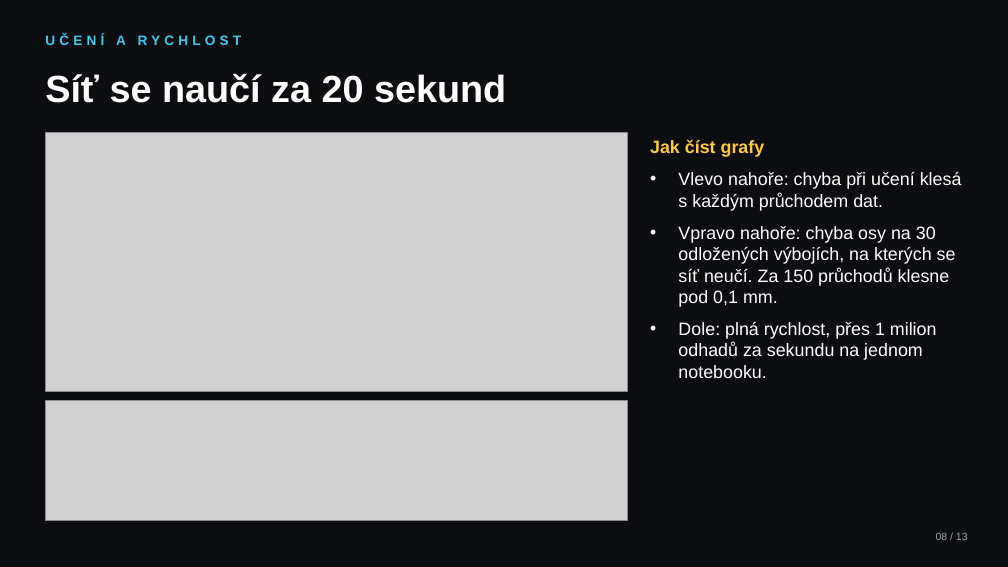
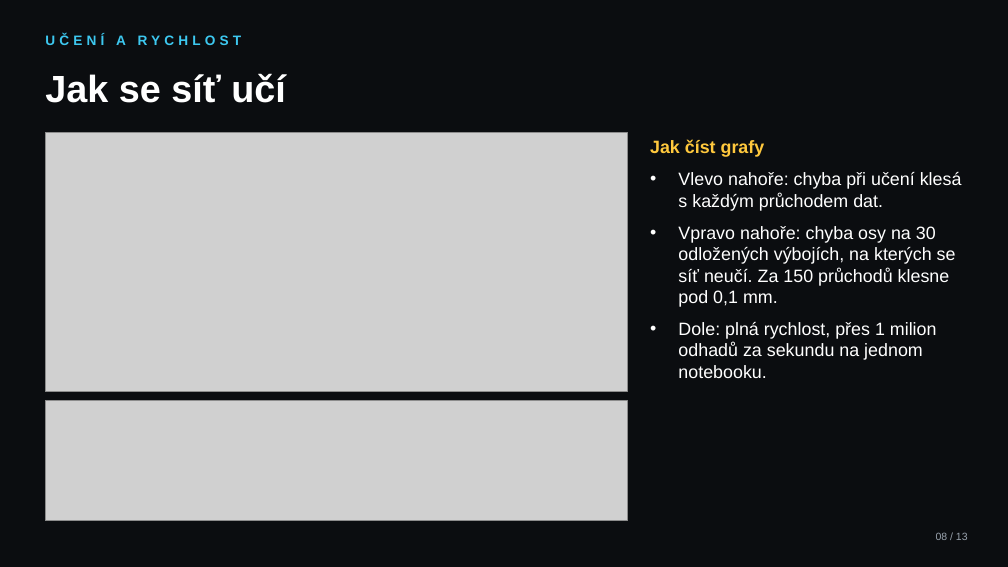
Before and after one commit to mschiller890/hackathon, a slide deck: slide 8 of slides.pptx. Drawn at 1008x567 pixels with LibreOffice and Linux fonts; fonts in the diff are those of the drawing; grey boxes stand for pictures. Boxes give left, top, right and bottom in pixels: in the first picture for what was removed or moved away, otherwise in the second. Text is boxed around its words. In the diff, an @@ line names an element or a change of style, - is before the commit and + after.

```diff
--- a/slides.pptx
+++ b/slides.pptx
@@ text at (45, 73, 286, 103): text changed @@
-Síť se naučí za 20 sekund
+Jak se síť učí
```
Also in this commit, not shown: 2 other slides changed, 1 other file.
